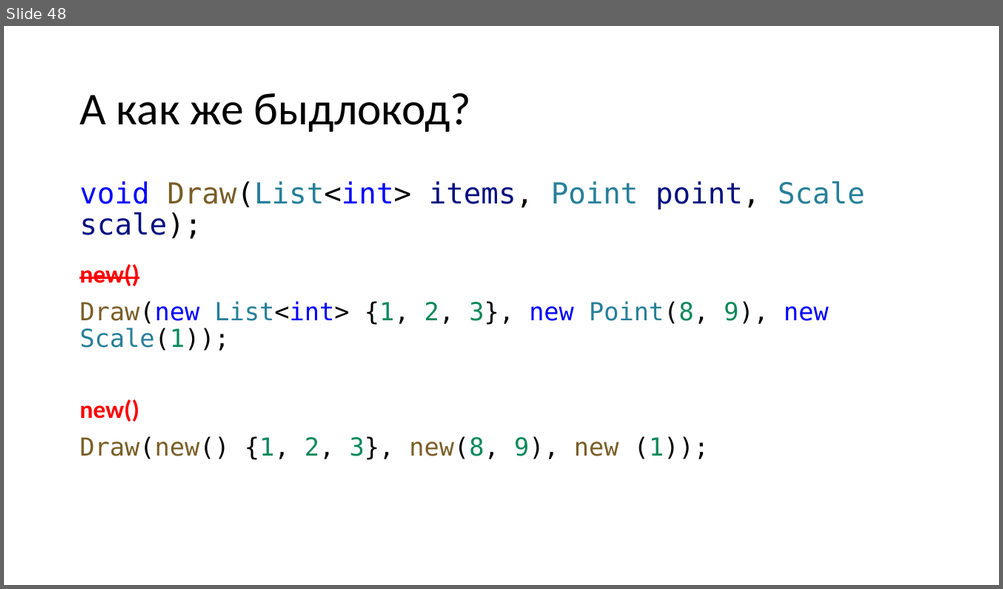
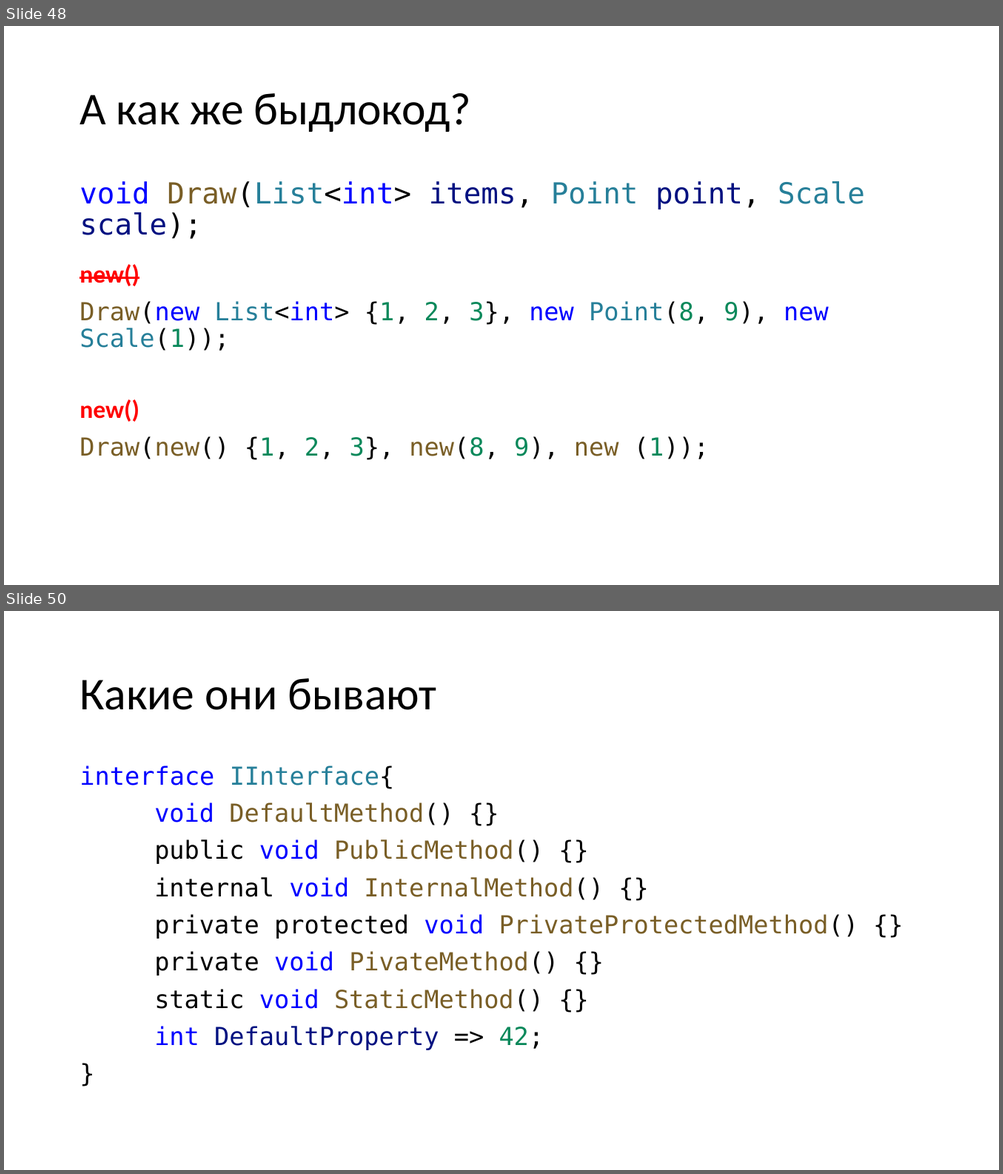
Before and after one commit to kugushev/presentations, a slide deck: Presentation.pptx. Shown one above the other, each under a label of ours: slide 48 before the commit, slides 48 and 50 after it; the slides between them are not shown. The pictures are 1003x589 and 1003x1174 pixels, drawn with LibreOffice and Linux fonts; fonts in the diff are those of the drawing. Boxes give left, top, right and bottom in pixels: in the first picture for what was removed or moved away, otherwise in the second. Text is boxed around its words. In the diff, an @@ line names an element or a change of style, - is before the commit and + after.

Commit message:
add default interface methods

```diff
--- a/Presentation.pptx
+++ b/Presentation.pptx
@@ slide 50 added at bbox=[4, 611, 999, 1170], background #FFFFFF @@
@@ title added at bbox=[79, 678, 437, 710], 44 pt, text #000000 @@
+Какие они бывают
@@ text added at bbox=[79, 766, 858, 1051], 24 pt, text #795E26 @@
+interface IInterface{
+void DefaultMethod() {}
+public void PublicMethod() {}
+internal void InternalMethod() {}
+private protected void PrivateProtectedMethod() {}
+private void PivateMethod() {}
+static void StaticMethod() {}
+int DefaultProperty => 42;
+}
```
Also in this commit, not shown: 1 slide changed, 11 other slides added, 2 other files.
